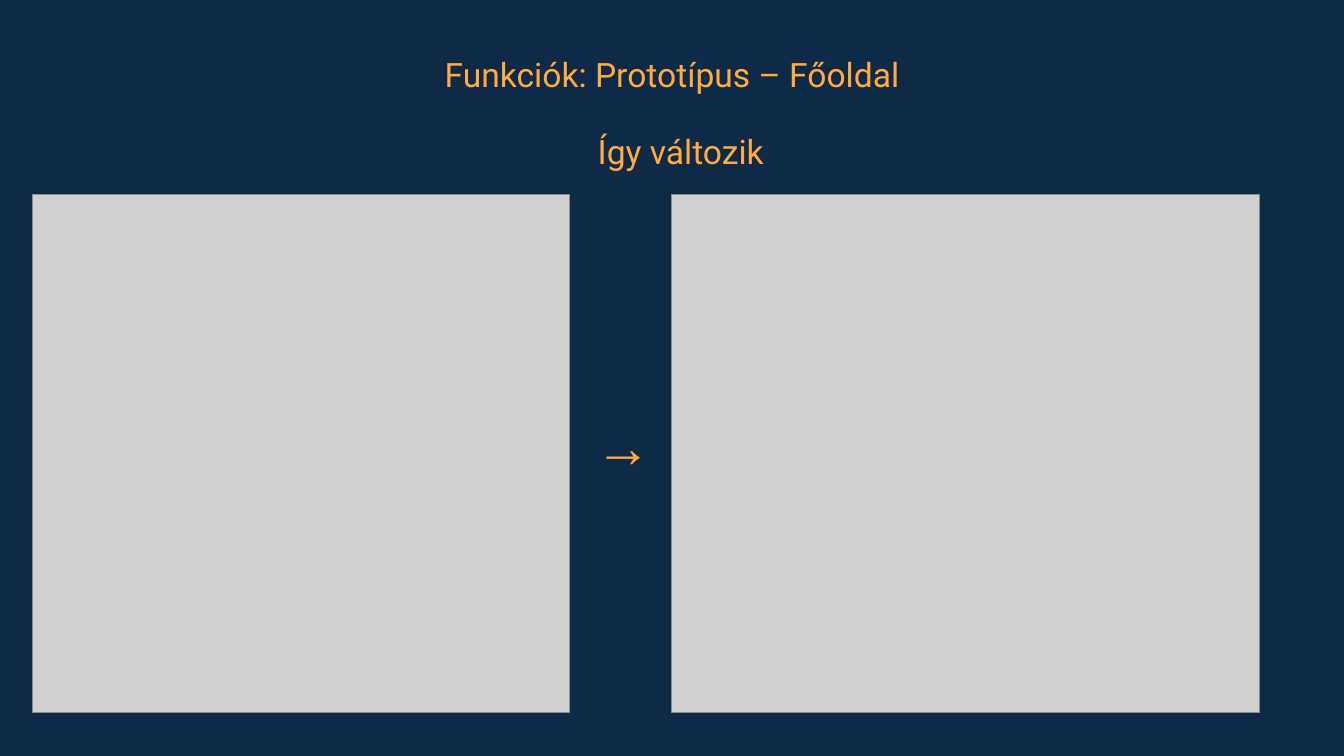
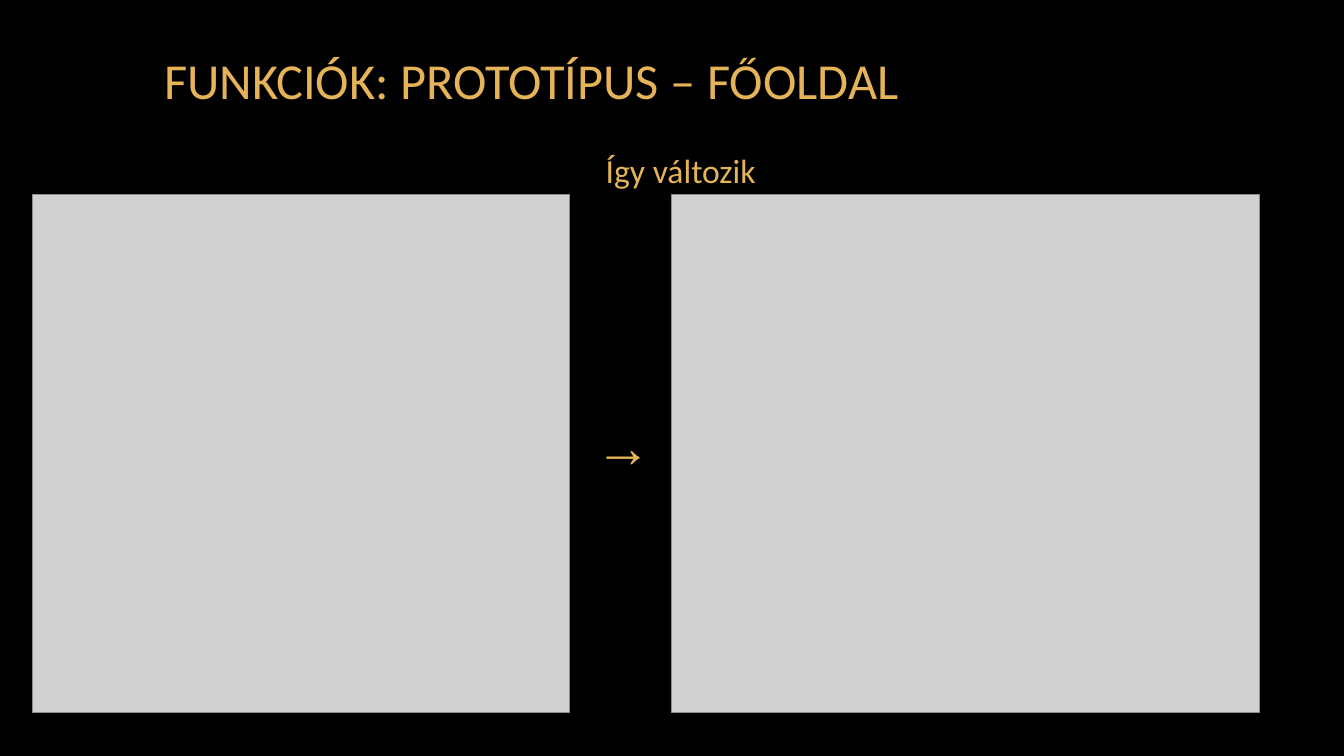
Before and after one commit to VarosiBendeguz/projektCuccli, a slide deck: slide 16 of pages/weboldal/ppt/project_game.pptx. Drawn at 1344x756 pixels with LibreOffice and Linux fonts; fonts in the diff are those of the drawing; grey boxes stand for pictures; background and template pictures are left out. Boxes give left, top, right and bottom in pixels: in the first picture for what was removed or moved away, otherwise in the second. Text is boxed around its words. In the diff, an @@ line names an element or a change of style, - is before the commit and + after.

```diff
--- a/pages/weboldal/ppt/project_game.pptx
+++ b/pages/weboldal/ppt/project_game.pptx
@@ background #0E2A47 to picture (left out) @@
@@ title "FUNKCIÓK: PROTOTÍPUS – FŐOLDAL" at [164, 57, 898, 100]: vertical alignment top to middle @@
@@ title at [164, 57, 898, 100]: text changed; size 24 to 36 pt; font Roboto to Calibri; text colour #FFAB40 to #E5B458 @@
-Funkciók: Prototípus – Főoldal
+FUNKCIÓK: PROTOTÍPUS – FŐOLDAL
@@ text "Így változik" at [606, 155, 756, 189]: font Roboto to Calibri, text colour #FFAB40 to #E5B458; line spacing 1.15 to 1; more space between paragraphs; vertical alignment top to middle @@
@@ text "→" at [586, 406, 664, 484]: text colour #FFAB40 to #E5B458 @@
```
Also in this commit, not shown: 26 other slides changed.
